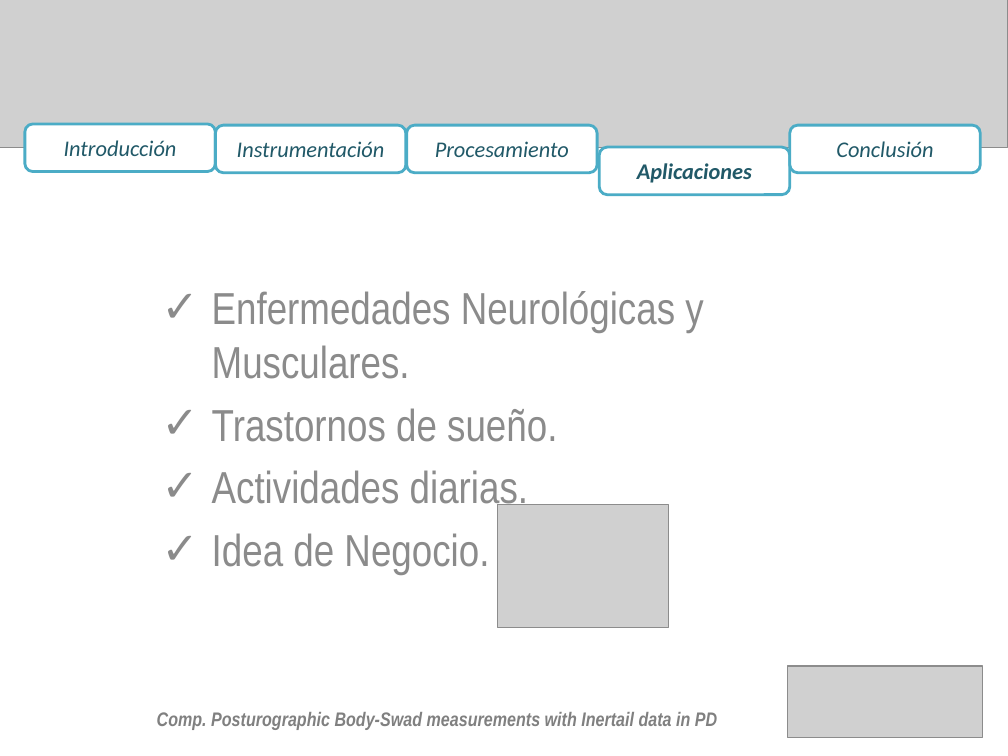
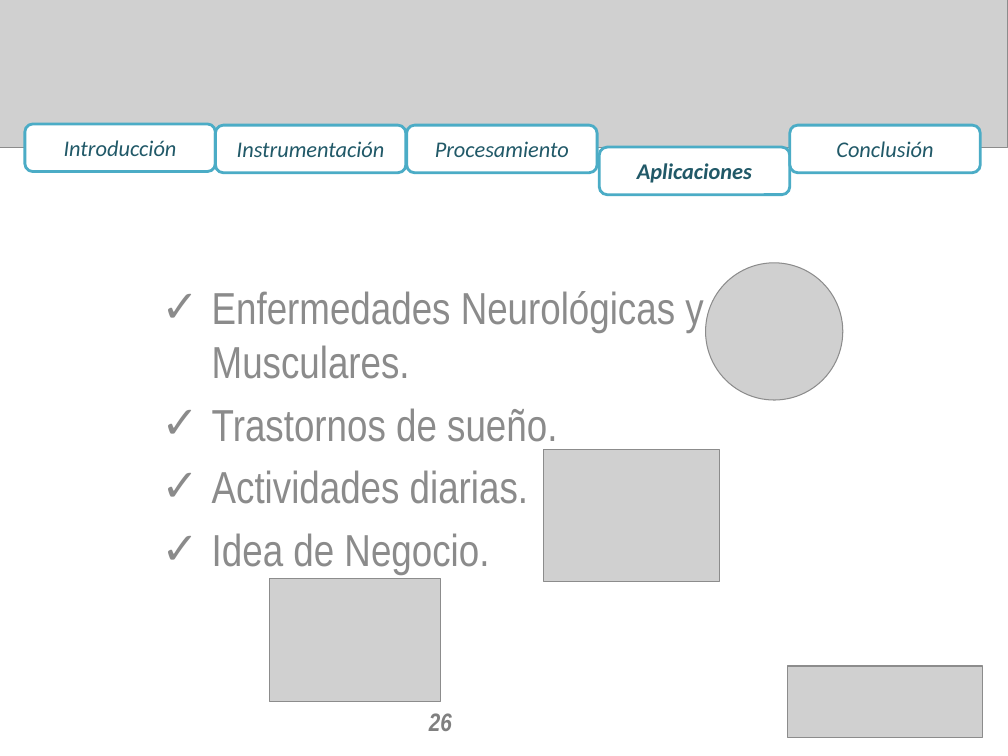
Before and after one commit to aolivares/APA, a slide deck: slide 26 of Documents/Project report Vero/Presentation/Presentation_V2.pptx. Drawn at 1008x756 pixels with LibreOffice and Linux fonts; fonts in the diff are those of the drawing; grey boxes stand for pictures. Boxes give left, top, right and bottom in pixels: in the first picture for what was removed or moved away, otherwise in the second. Text is boxed around its words. In the diff, an @@ line names an element or a change of style, - is before the commit and + after.

```diff
--- a/Documents/Project report Vero/Presentation/Presentation_V2.pptx
+++ b/Documents/Project report Vero/Presentation/Presentation_V2.pptx
@@ picture added at [694,251,855,412] @@
@@ picture added at [543,450,719,582] @@
@@ picture: place and size @@
-picture at [498,505,669,627]
+picture at [269,579,440,701]
@@ text removed at [157,712,717,730] @@
-Comp. Posturographic Body-Swad measurements with Inertail data in PD
@@ text added at [429,713,452,731], 18 pt, text #808080, bold, italic @@
+26
```
Also in this commit, not shown: 28 other slides changed, 1 other file.
